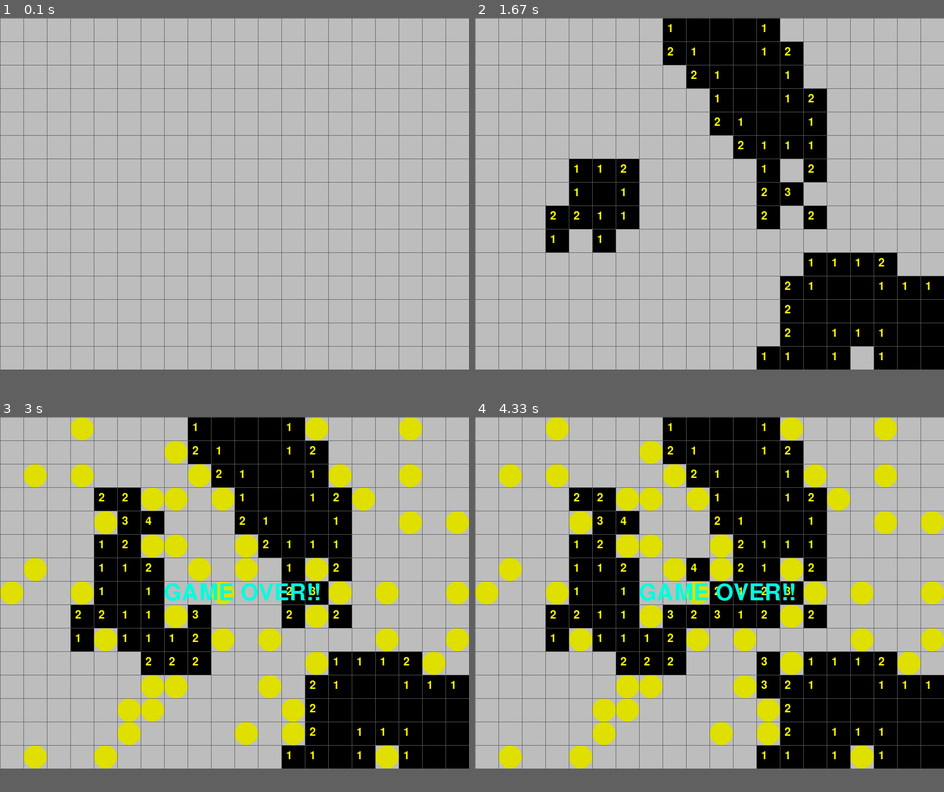
Above: before the commit, frames 1-4 (two rows, left to right).
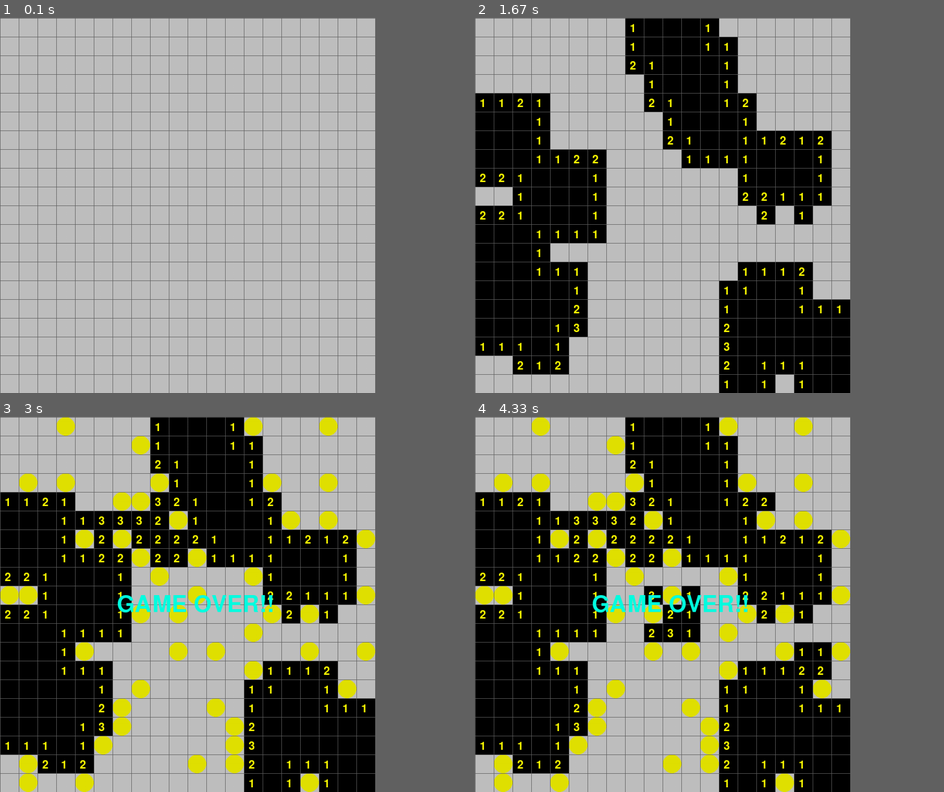
Above: after the commit, the same moments.

Repository: limhoontaig/pygame
Game: pygame game, started from minesweeper/mine_sweeper.py
Same seed, same stepped clock (60 frames per second), same inputs: the game is played once before the commit and once after it.
Inputs (mouse positions are in pixels of both pictures, inside the frame that each line leads up to):
- Up to frame 1 (0.1 s): no input
- Up to frame 2 (1.67 s): click (784, 194) at 0.42 s; click (573, 209) at 0.77 s; click (718, 74) at 1.1 s; click (798, 336) at 1.43 s
- Up to frame 3 (3 s): click (98, 529) at 1.77 s; click (187, 649) at 2.1 s; click (173, 540) at 2.43 s; click (136, 525) at 2.77 s
- Up to frame 4 (4.33 s): click "GAME OVER!!" at 3.1 s; click (793, 675) at 3.93 s; click (747, 510) at 4.27 s
In our replay, the window is 900x675 before the commit and 720x720 after it. These sizes can differ from the game's own. Grey fills any space a smaller window leaves; there, only what the larger window draws over its background counts as a difference.

The runs differ from the first frame. In frame 1, 6.7% of the frame differs, in the area x 0-100%, y 0-100%; in frame 2, 42%; in frame 3, 57%; in frame 4, 56%.

Commit message:
changed the paraneters

Diff:
--- a/minesweeper/mine_sweeper.py
+++ b/minesweeper/mine_sweeper.py
@@ -6,8 +6,8 @@
 from pygame.locals import QUIT, MOUSEBUTTONDOWN
 
 WIDTH = 20
-HEIGHT = 15
-SIZE = 50
+HEIGHT = 20
+SIZE = 40
 NUM_OF_BOMBS = 50
 EMPTY = 0
 BOMB = 1
